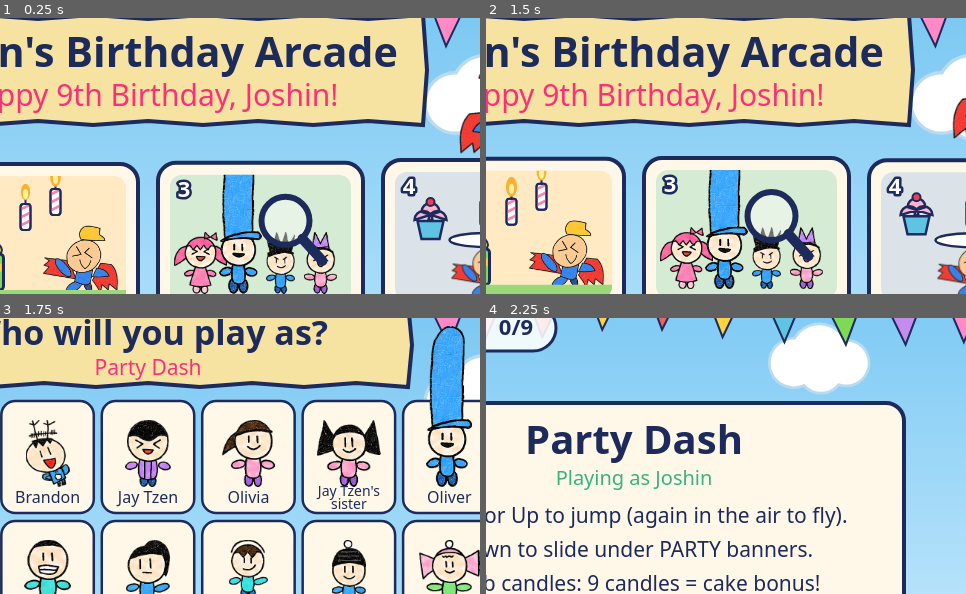
Above: before the commit, frames 1-4 (two rows, left to right).
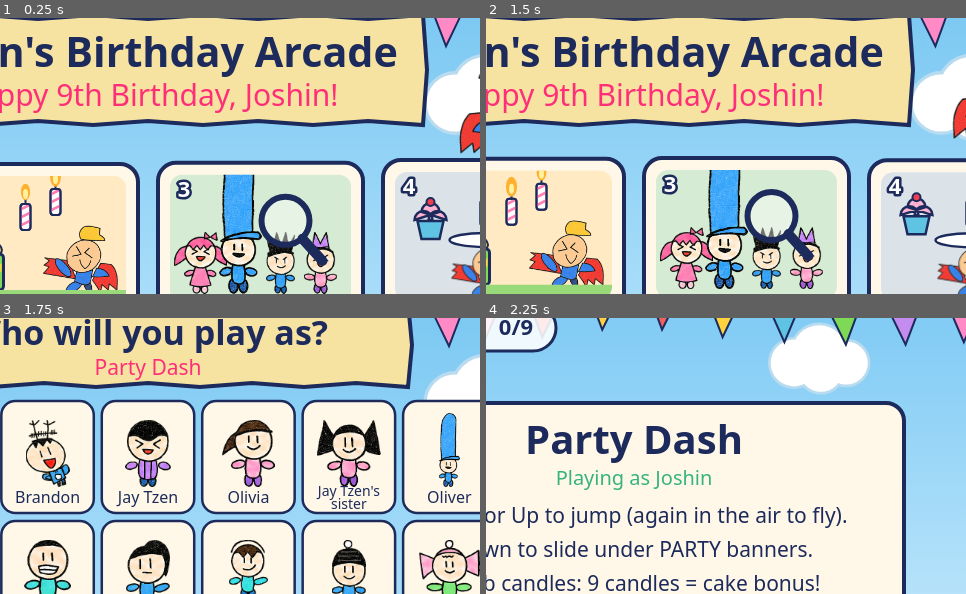
Above: after the commit, the same moments.

Repository: lizhitan-lab/claude-games
Game: browser game, page joshin-birthday/index.html
Two runs of this game, one before a commit and one after it. Both use one fixed random seed, a clock stepped at 60 frames per second and the inputs below.
Inputs (mouse positions are % of the whole screen's width and height, from its top left):
- Up to frame 1 (0.25 s): no input
- Up to frame 2 (1.5 s): click (50, 50) at 0.27 s; click (50, 60) at 1.07 s
- Up to frame 3 (1.75 s): click (30, 40) at 1.67 s
- Up to frame 4 (2.25 s): click "Play as Joshin!" at 1.77 s
The pictures show only the part of the screen within x 35-85%, y 6-56%; the shares and areas given below are measured in that part.

Frames 1-2 are identical in both runs. In frame 3, 3.7% of the frame differs, in the area x 88-99%, y 2-62%; in frame 4, nothing differs.

Commit message:
Character select: fit Oliver and his hat inside his own box
Co-Authored-By: Claude Opus 5.5 <noreply@anthropic.com>
Claude-Session: https://claude.ai/code/session_0125Yuyvv3XkW6K9jkrwDkGc

Diff:
--- a/joshin-birthday/index.html
+++ b/joshin-birthday/index.html
@@ -102,7 +102,7 @@
 const SCALE_FIX = { oliver: 2.4 };
 function spr(id, x, y, h, o = {}) {
   const im = IMG[id]; if (!im) return;
-  h *= SCALE_FIX[id] || 1;
+  if (!o.noFix) h *= SCALE_FIX[id] || 1;
   const w = im.width * h / im.height;
   ctx.save(); ctx.translate(x, y);
   if (o.rot) ctx.rotate(o.rot);
@@ -576,8 +576,9 @@
     for (const k of this.cells()) {
       const sel = k.i === this.sel, cx = k.x + k.w / 2;
       rr(k.x + 4, k.y + 4, k.w - 8, k.h - 8, 14); fillStroke(sel ? '#ffe9a8' : PAPER, sel ? PINK : INK, sel ? 5 : 2.5);
-      const hgt = k.h * (k.c.id === 'joshin' ? .62 : .56);
-      spr(k.c.id, cx, k.y + k.h - 30 - (sel ? Math.abs(Math.sin(T * 7)) * 8 : 0), hgt);
+      // Oliver is drawn whole (hat included) so his hat stays inside his own box
+      const tall = k.c.id === 'oliver', hgt = tall ? k.h - 46 : k.h * (k.c.id === 'joshin' ? .62 : .56);
+      spr(k.c.id, cx, k.y + k.h - 30 - (sel ? Math.abs(Math.sin(T * 7)) * (tall ? 4 : 8) : 0), hgt, { noFix: tall });
       const two = k.c.name.includes("'s ");
       const parts = two ? [k.c.name.split(' ').slice(0, -1).join(' '), k.c.name.split(' ').pop()] : [k.c.name];
       parts.forEach((l, j) => text(l, cx, k.y + k.h - 19 + j * 13 - (parts.length - 1) * 6, two ? 14 : 16, INK, { font: 'b', maxW: k.w - 12 }));
